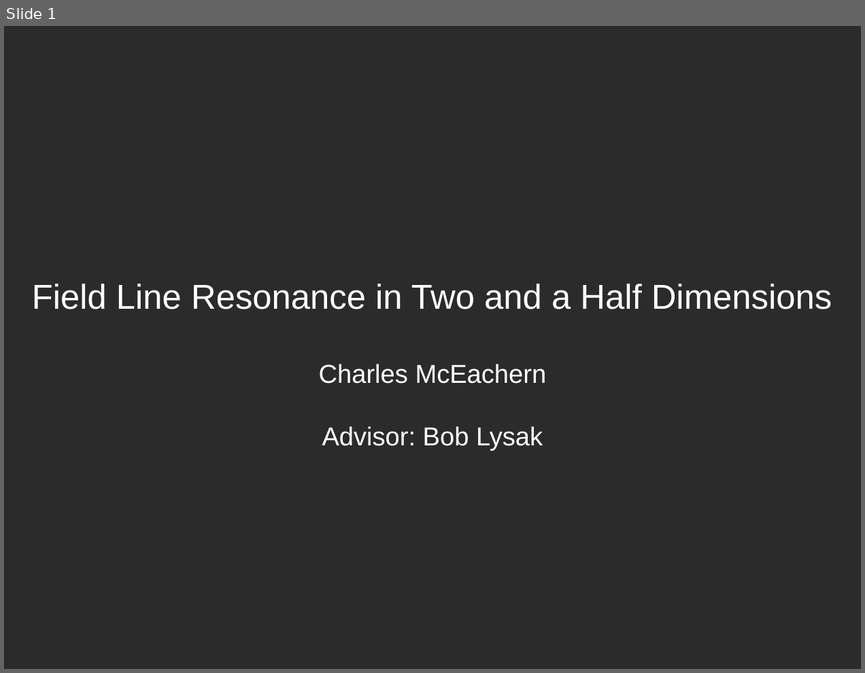
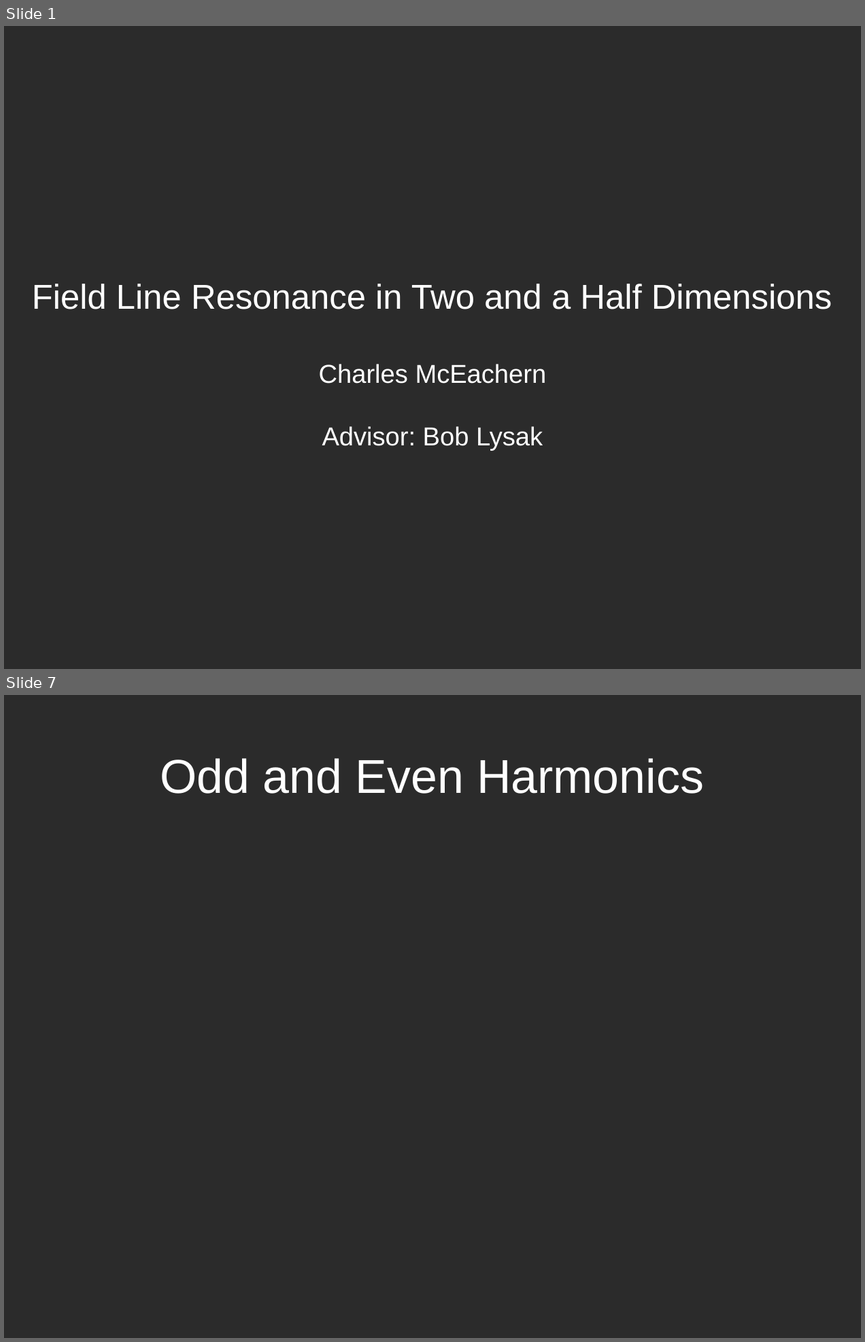
Before and after one commit to charles-uno/dissertation, a slide deck: talk/space_seminar_20160419.odp. Shown one above the other, each under a label of ours: slide 1 before the commit, slides 1 and 7 after it; the slides between them are not shown. The pictures are 865x673 and 865x1342 pixels, drawn with LibreOffice and Linux fonts; fonts in the diff are those of the drawing; background and template pictures are left out; a plain dark background stands for a picture behind light text. Boxes give left, top, right and bottom in pixels: in the first picture for what was removed or moved away, otherwise in the second. Text is boxed around its words. In the diff, an @@ line names an element or a change of style, - is before the commit and + after.

```diff
--- a/talk/space_seminar_20160419.odp
+++ b/talk/space_seminar_20160419.odp
@@ slide 7 added at (4, 695, 861, 1338), background picture (left out) @@
@@ title added at (160, 758, 704, 794), 44 pt, text #FFFFFF @@
+Odd and Even Harmonics
```
Also in this commit, not shown: 35 other slides added, 1 slide removed.
